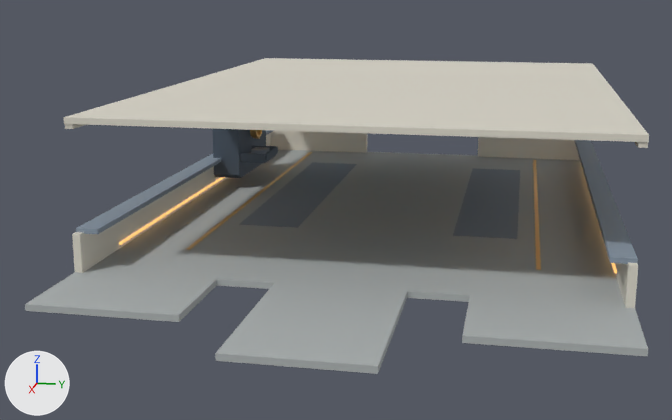
Before and after pictures for a commit that changed the Blender file models/assets/ships/salimon-scout/components/cabin-interior/source.blend.
Both versions are drawn from a 50 mm lens placed at (18.98, 2.77, 5.08), pointed at (0.48, -0.93, 0.46). Arrows for +X, +Y and +Z are at lower left; the lights stay in place. The older version comes first.

The first picture shows 'Aft_Bulkhead_Port', 'Aft_Bulkhead_Starboard', 'Cabin_Woven_Runners', 'Ceiling_Inner', 'Deck_Copper_Inlay', 'Deck_Walkable', 'Fabricator_Chassis', 'Wall_Port_Inner', 'Wall_Starboard_Inner', 'Window_Port_Sill', 'Window_Starboard_Sill' and 4 more.
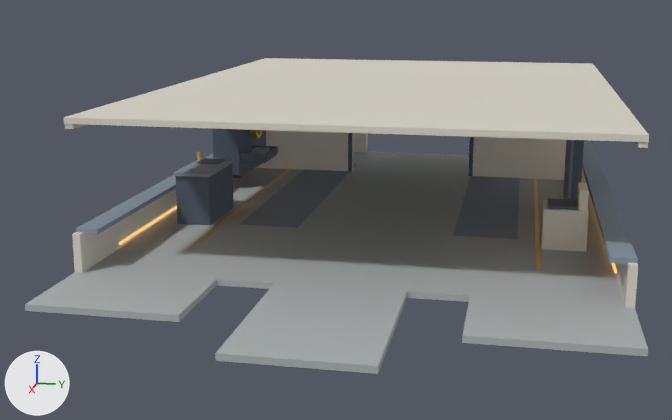
The change in detail:
Mesh me_starter_hygieneseat_001 is new.
It is a box spanning x 1.18..1.82, y 3.33..3.97, z 1.002..1.062.
It uses material mat_interior_dark (greyish blue #55616f).
Mesh me_starter_hygiene_001 is new.
It consists of a box spanning x 1.1..1.9, y 3.25..4.05, z 0.25..1.01; a box spanning x 1.13..1.87, y 3.87..4.03, z 1.005..1.385.
It uses material mat_interior_light (light grey #ddd8cb).
Mesh me_starter_galleybasin_001 is new.
It is a box spanning x -0.03..0.47, y -3.94..-3.46, z 1.33..1.344.
It uses material mat_hull_graphite (greyish blue #55616f).
Mesh me_starter_galleyworktop_001 is new.
It is a box spanning x -0.2..1.5, y -4.08..-3.32, z 1.26..1.32.
It uses material mat_honey_wood (greyish blue #8695a4).
Mesh me_starter_galley_001 is new.
It is a box spanning x -0.15..1.45, y -4.05..-3.35, z 0.25..1.27.
It uses material mat_interior_dark (greyish blue #55616f).
Mesh me_starter_bunkcushion_001 is new.
It is a box spanning x -1.8..0.2, y 3.76..3.82, z 0.51..1.99.
It uses material mat_terracotta_upholstery (greyish blue #8695a4).
Mesh me_starter_bunkframe_001 is new.
It is a box spanning x -1.9..0.3, y 3.81..3.99, z 0.4..2.1.
It uses material mat_hull_graphite (greyish blue #55616f).
Mesh me_starter_doorframe_001 is new.
It consists of a box spanning x -4.75..-4.55, y 1.51..1.61, z 0.24..2.44; a box spanning x -4.75..-4.55, y -1.61..-1.51, z 0.24..2.44; a box spanning x -4.75..-4.55, y -1.51..1.51, z 2.49..2.55.
It uses material mat_hull_graphite (greyish blue #55616f).
Mesh me_starter_cargobulkhead_001 is new.
It has 16 vertices, 9 faces and spans x -4.71..-4.59, y -4.2..4.2, z 0.24..2.81.
It uses material mat_interior_light (light grey #ddd8cb).
Object 'Starter_HygieneSeat' (ob_starter_hygieneseat) is new; it shows me_starter_hygieneseat_001.
Its parent is ob_interior.
Its location is (0.0, 0.0, 0.0).
Object 'Starter_Hygiene' (ob_starter_hygiene) is new; it shows me_starter_hygiene_001.
Its parent is ob_interior.
Its location is (0.0, 0.0, 0.0).
Object 'Starter_GalleyBasin' (ob_starter_galleybasin) is new; it shows me_starter_galleybasin_001.
Its parent is ob_interior.
Its location is (0.0, 0.0, 0.0).
Object 'Starter_GalleyWorktop' (ob_starter_galleyworktop) is new; it shows me_starter_galleyworktop_001.
Its parent is ob_interior.
Its location is (0.0, 0.0, 0.0).
Object 'Starter_Galley' (ob_starter_galley) is new; it shows me_starter_galley_001.
Its parent is ob_interior.
Its location is (0.0, 0.0, 0.0).
Object 'Starter_BunkCushion' (ob_starter_bunkcushion) is new; it shows me_starter_bunkcushion_001.
Its parent is ob_interior.
Its location is (0.0, 0.0, 0.0).
Object 'Starter_BunkFrame' (ob_starter_bunkframe) is new; it shows me_starter_bunkframe_001.
Its parent is ob_interior.
Its location is (0.0, 0.0, 0.0).
Object 'Starter_DoorFrame' (ob_starter_doorframe) is new; it shows me_starter_doorframe_001.
Its parent is ob_interior.
Its location is (0.0, 0.0, 0.0).
Object 'Starter_CargoBulkhead' (ob_starter_cargobulkhead) is new; it shows me_starter_cargobulkhead_001.
Its parent is ob_interior.
Its location is (0.0, 0.0, 0.0).

Location of each change, (x1, y1, x2, y2) in pixels of the pictures (672 x 420 px):
'Starter_CargoBulkhead', added
    after: (256, 130, 566, 180)
'Starter_Galley', added
    after: (175, 163, 234, 225)
'Starter_Hygiene', added
    after: (541, 182, 589, 252)
'Starter_GalleyWorktop', added
    after: (173, 158, 234, 177)
'Starter_BunkFrame', added
    after: (571, 140, 584, 199)
'Starter_BunkCushion', added
    after: (563, 140, 574, 199)
'Starter_HygieneSeat', added
    after: (548, 198, 579, 210)
'Starter_DoorFrame', added
    after: (348, 133, 474, 176)
'Starter_GalleyBasin', added
    after: (197, 158, 226, 164)
'Aft_Bulkhead_Starboard', unchanged, covered by the edit
    before: (478, 137, 580, 160)
'Aft_Bulkhead_Port', unchanged, covered by the edit
    before: (271, 130, 368, 153)
    after: (353, 133, 368, 153)
